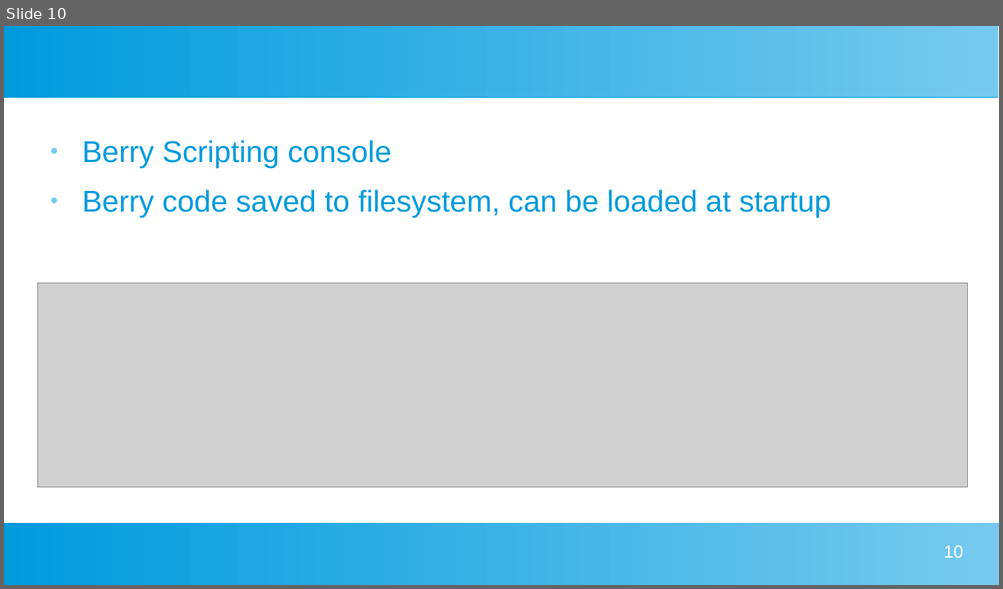
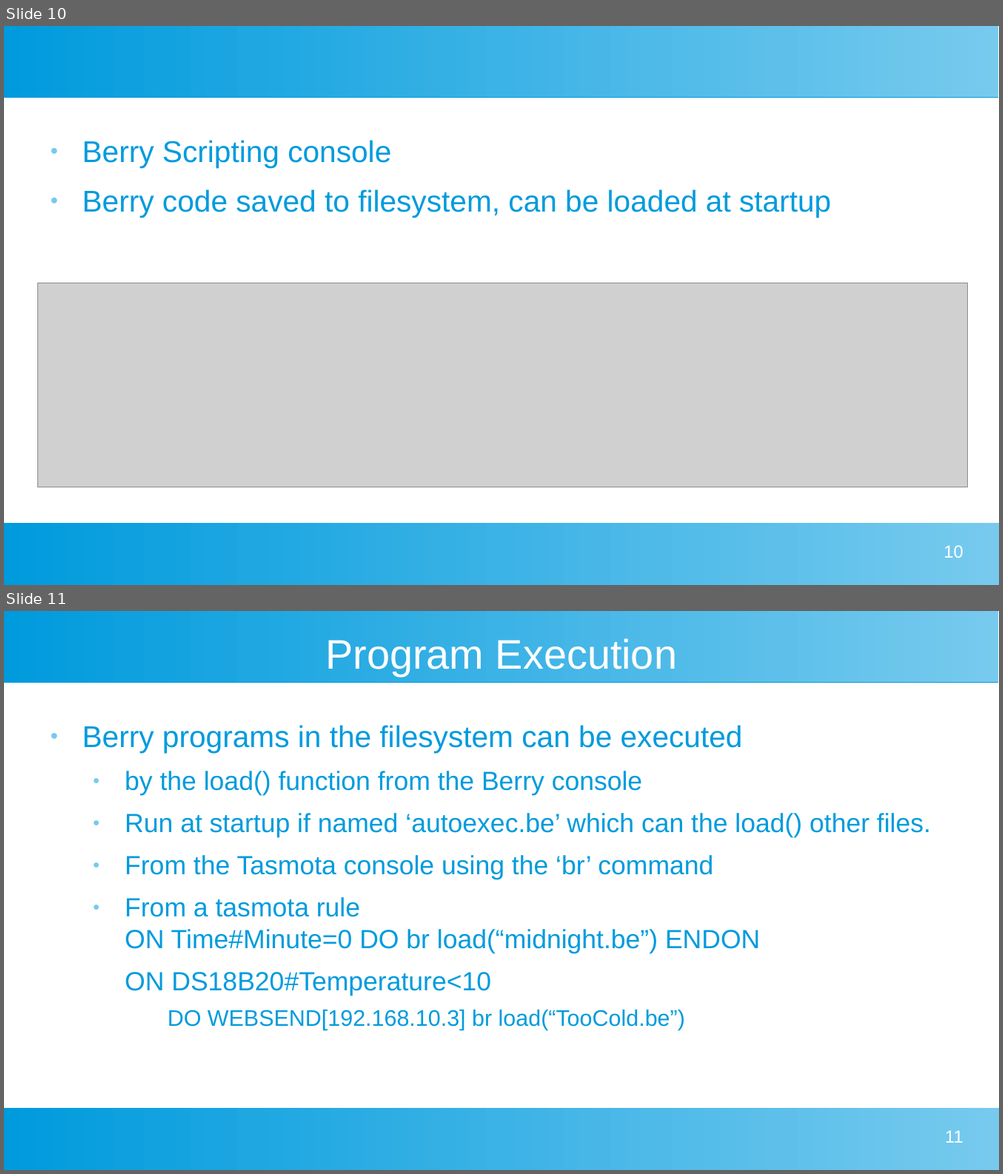
Before and after one commit to darrylb123/EO2024, a slide deck: EO2024-Tasmota+Berry.odp. Shown one above the other, each under a label of ours: slide 10 before the commit, slides 10 and 11 after it. The pictures are 1003x589 and 1003x1174 pixels, drawn with LibreOffice and Linux fonts; fonts in the diff are those of the drawing; grey boxes stand for pictures. Boxes give left, top, right and bottom in pixels: in the first picture for what was removed or moved away, otherwise in the second. Text is boxed around its words. In the diff, an @@ line names an element or a change of style, - is before the commit and + after.

```diff
--- a/EO2024-Tasmota+Berry.odp
+++ b/EO2024-Tasmota+Berry.odp
@@ slide 11 added at (x1=4, y1=611, x2=999, y2=1170), background #FFFFFF; not listed: 2 template elements that a slide beside it also shows @@
@@ title added at (x1=325, y1=638, x2=677, y2=676), 33 pt, text #FFFFFF @@
+Program Execution
@@ text added at (x1=82, y1=725, x2=930, y2=1031), 21 pt, text #009BDD @@
+● Berry programs in the filesystem can be executed
+  ● by the load() function from the Berry console
+  ● Run at startup if named ‘autoexec.be’ which can the load() other files.
+  ● From the Tasmota console using the ‘br’ command
+  ● From a tasmota rule
+    ON Time#Minute=0 DO br load(“midnight.be”) ENDON
+  ON DS18B20#Temperature<10
+    DO WEBSEND[192.168.10.3] br load(“TooCold.be”)
@@ page number added at (x1=945, y1=1130, x2=963, y2=1143), 14 pt, text #FFFFFF @@
+11
```
Also in this commit, not shown: 1 slide changed, 2 other slides added.
